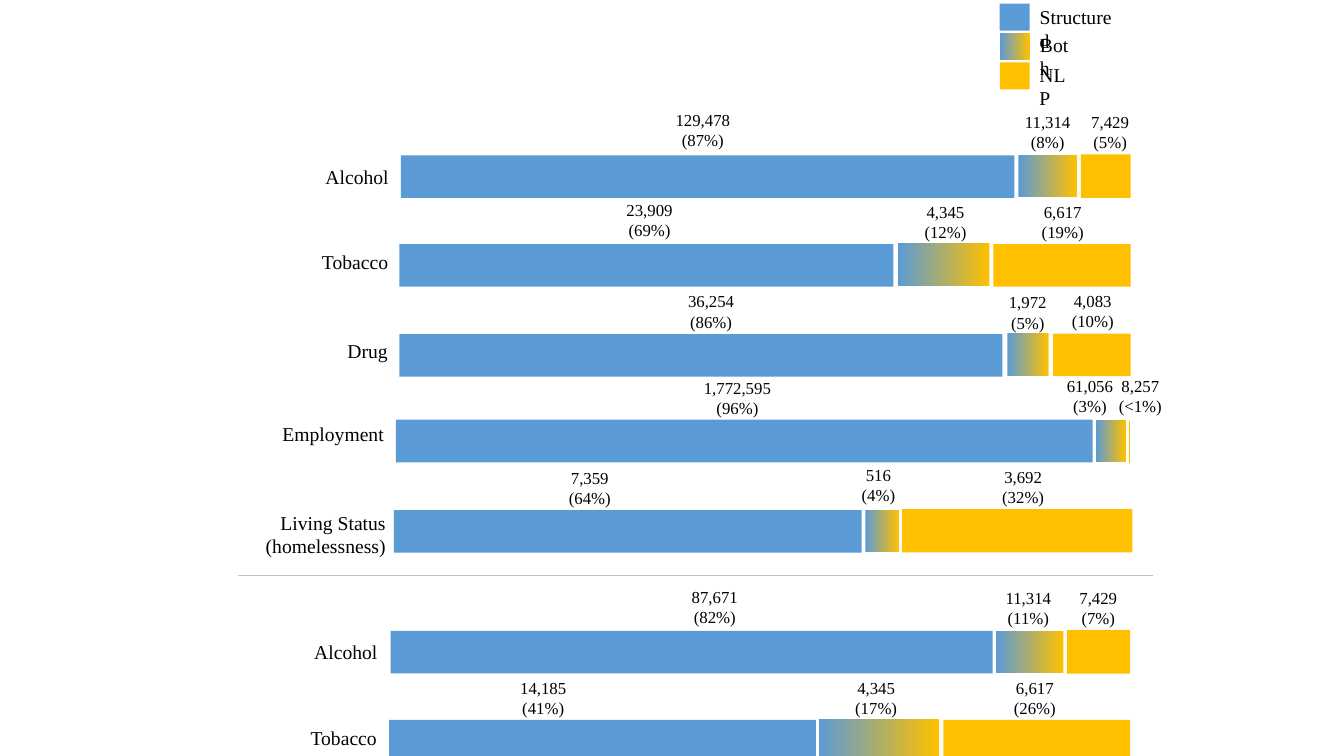
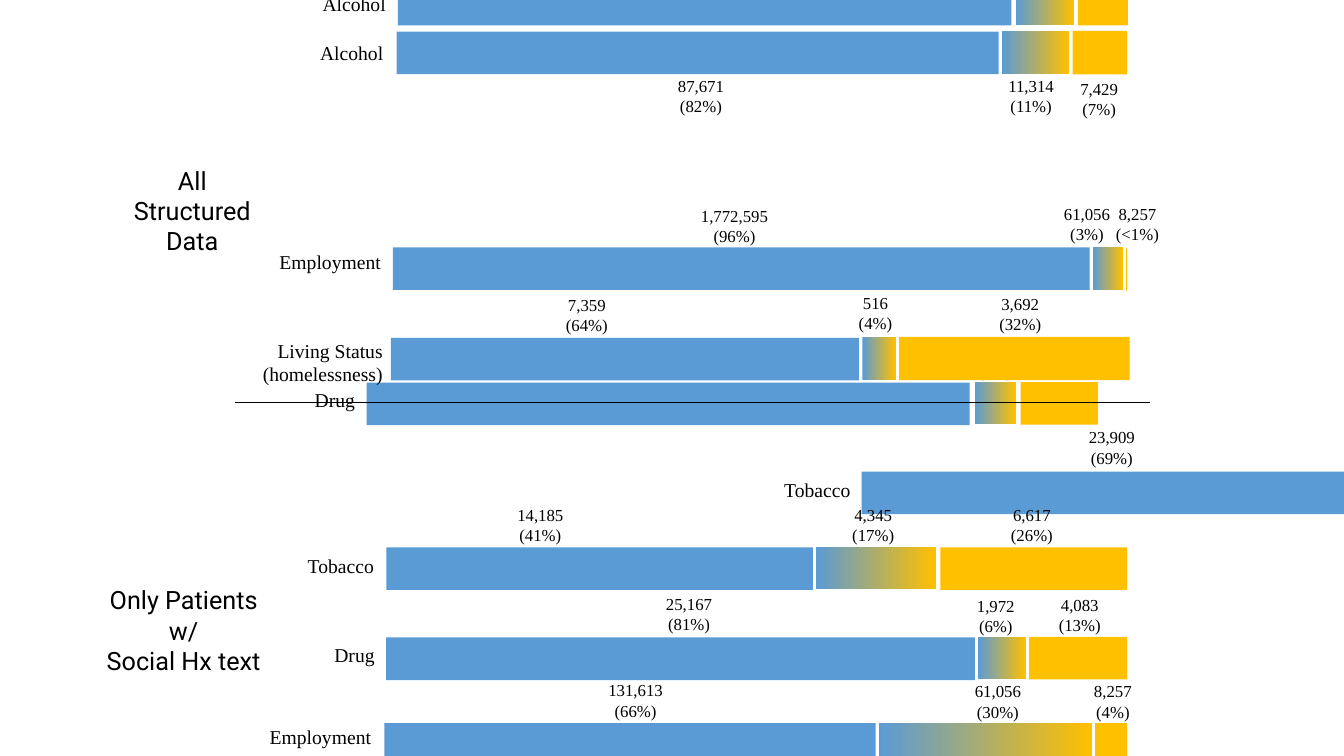
Before and after one commit to ndobb/dissertation, a slide deck: slide 16 of 2_query_gen/paper2_figures.pptx (slide 15 before the commit). Drawn at 1344x756 pixels with LibreOffice and Linux fonts; fonts in the diff are those of the drawing. Boxes give left, top, right and bottom in pixels: in the first picture for what was removed or moved away, otherwise in the second. Text is boxed around its words. In the diff, an @@ line names an element or a change of style, - is before the commit and + after.

Commit message:
updated

```diff
--- a/2_query_gen/paper2_figures.pptx
+++ b/2_query_gen/paper2_figures.pptx
@@ group removed at [1000,0,1126,92]: 3 rectangles, 3 texts @@
-Structured
-NLP
-Both
@@ 2 rectangles, 1 text: place and size @@
-2 rectangles, 1 text at [314,631,1064,674]
+2 rectangles, 1 text at [320,31,1070,74]
@@ rectangle: place and size @@
-rectangle at [1067,630,1130,674]
+rectangle at [1073,31,1127,75]
@@ text "87,671 (82%)": place and size @@
-text "87,671 (82%)" at [692,592,738,627]
+text "87,671 (82%)" at [678,81,724,116]
@@ text "11,314 (11%)": place and size @@
-text "11,314 (11%)" at [1006,593,1051,628]
+text "11,314 (11%)" at [1008,81,1053,116]
@@ text "7,429 (7%)": place and size @@
-text "7,429 (7%)" at [1079,593,1117,628]
+text "7,429 (7%)" at [1080,84,1118,119]
@@ text removed at [676,115,730,150] @@
-129,478
-(87%)
@@ text removed at [1025,117,1070,152] @@
-11,314
-(8%)
@@ text removed at [1091,117,1129,152] @@
-7,429
-(5%)
@@ text added at [134,171,251,251], 18 pt, text #000000 @@
+All Structured
+Data
@@ group removed at [898,207,1130,286]: 2 rectangles, 2 texts @@
-6,617
-(19%)
-4,345
-(12%)
@@ 8 rectangles, 6 texts: place and size @@
-8 rectangles, 6 texts at [266,154,1162,557]
+8 rectangles, 6 texts at [263,0,1159,386]
@@ rectangle: place and size @@
-rectangle at [865,510,898,553]
+rectangle at [863,338,896,380]
@@ rectangle: place and size @@
-rectangle at [399,335,1002,377]
+rectangle at [367,383,970,425]
@@ rectangle: place and size @@
-rectangle at [1007,334,1049,376]
+rectangle at [975,382,1016,424]
@@ 4 texts, 1 rectangle: place and size @@
-4 texts, 1 rectangle at [347,296,1131,376]
+4 texts, 1 rectangle at [315,361,1098,424]
@@ line moved from (238, 575) - (1153, 575) to (236, 402) - (1150, 402) @@
@@ line (236, 402) - (1150, 402): stroke #BFBFBF 0.5 pt to #000000 0.5 pt @@
@@ text "23,909 (69%)": place and size @@
-text "23,909 (69%)" at [626,205,672,240]
+text "23,909 (69%)" at [1089,432,1135,468]
@@ text "Tobacco": place and size @@
-text "Tobacco" at [322,255,388,270]
+text "Tobacco" at [784,483,850,498]
@@ rectangle: place and size @@
-rectangle at [399,244,893,286]
+rectangle at [862,472,1344,514]
@@ 7 texts, 3 rectangles: place and size @@
-7 texts, 3 rectangles at [311,470,1130,756]
+7 texts, 3 rectangles at [308,298,1127,590]
@@ text added at [107,590,260,671], 18 pt, text #000000 @@
+Only Patients w/
+Social Hx text
@@ group added at [334,599,1127,680]: 4 texts, 3 rectangles @@
+Drug
+4,083
+(13%)
+1,972
+(6%)
+25,167
+(81%)
@@ group added at [270,685,1092,756]: 3 texts, 2 rectangles @@
+Employment
+61,056
+(30%)
+131,613
+(66%)
@@ text added at [1094,686,1132,722], 12 pt, text #000000 @@
+8,257
+(4%)
@@ rectangle added at [1096,723,1128,756], fill #FFC000 @@
```
Also in this commit, not shown: 1 slide added.
